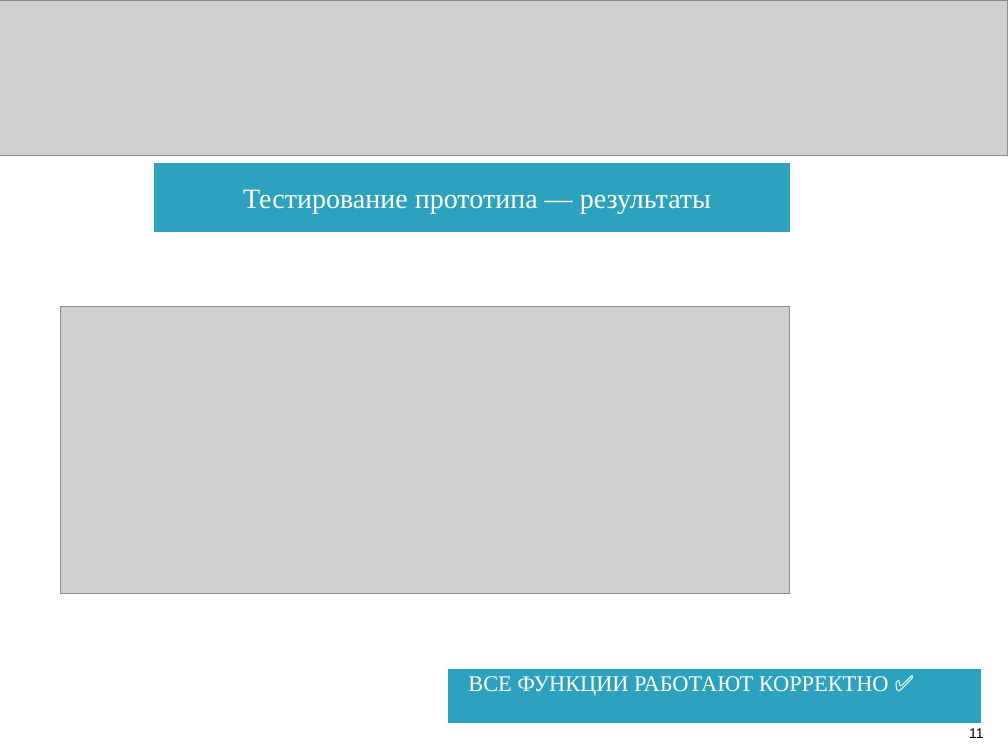
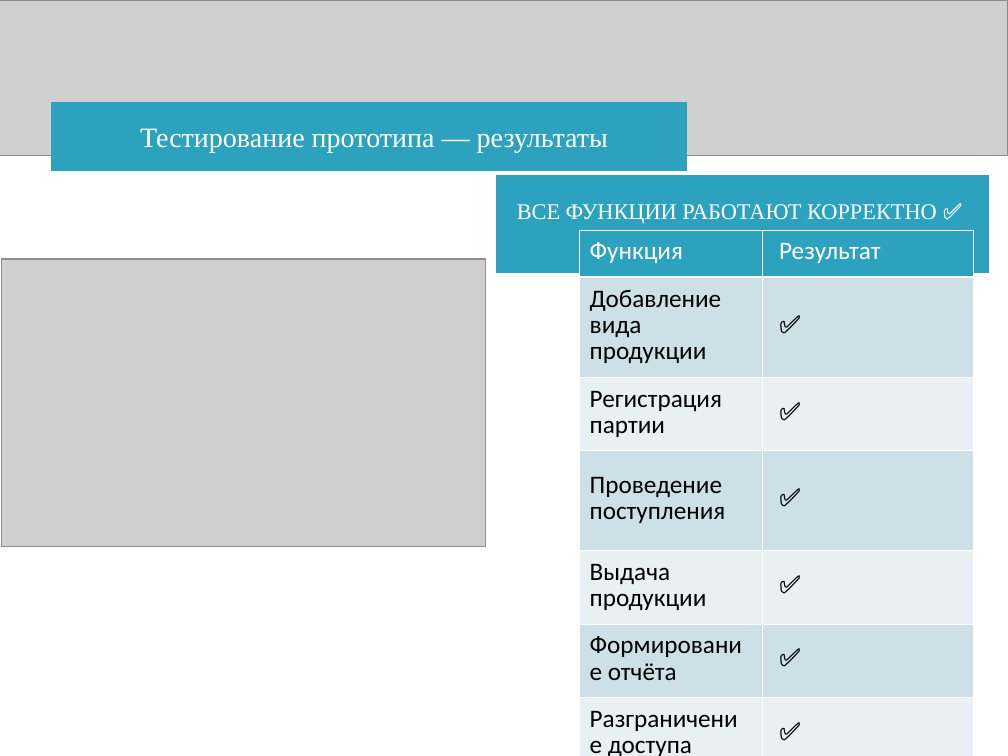
Before and after one commit to Artemghr/-, a slide deck: slide 11 of Презентация к Курсовой Работе.ppt. Drawn at 1008x756 pixels with LibreOffice and Linux fonts; fonts in the diff are those of the drawing; grey boxes stand for pictures; background and template pictures are left out. Boxes give left, top, right and bottom in pixels: in the first picture for what was removed or moved away, otherwise in the second. Text is boxed around its words. In the diff, an @@ line names an element or a change of style, - is before the commit and + after.

```diff
--- a/Презентация к Курсовой Работе.ppt
+++ b/Презентация к Курсовой Работе.ppt
@@ text "Тестирование прототипа — результаты": place and size @@
-text "Тестирование прототипа — результаты" at [154, 163, 789, 231]
+text "Тестирование прототипа — результаты" at [51, 103, 686, 170]
@@ text "ВСЕ ФУНКЦИИ РАБОТАЮТ КОРРЕКТНО ✅": place and size @@
-text "ВСЕ ФУНКЦИИ РАБОТАЮТ КОРРЕКТНО ✅" at [449, 669, 981, 723]
+text "ВСЕ ФУНКЦИИ РАБОТАЮТ КОРРЕКТНО ✅" at [497, 175, 989, 272]
@@ table added at [580, 230, 974, 756], 7 rows, 2 columns @@
+Функция | Результат
+Добавление вида продукции | ✅
+Регистрация партии | ✅
+Проведение поступления | ✅
+Выдача продукции | ✅
+Формирование отчёта | ✅
+Разграничение доступа | ✅
@@ picture: place and size @@
-picture at [60, 306, 789, 594]
+picture at [1, 259, 485, 546]
@@ page number removed at [969, 728, 983, 738] @@
-11
```
Also in this commit, not shown: 4 other slides changed.
